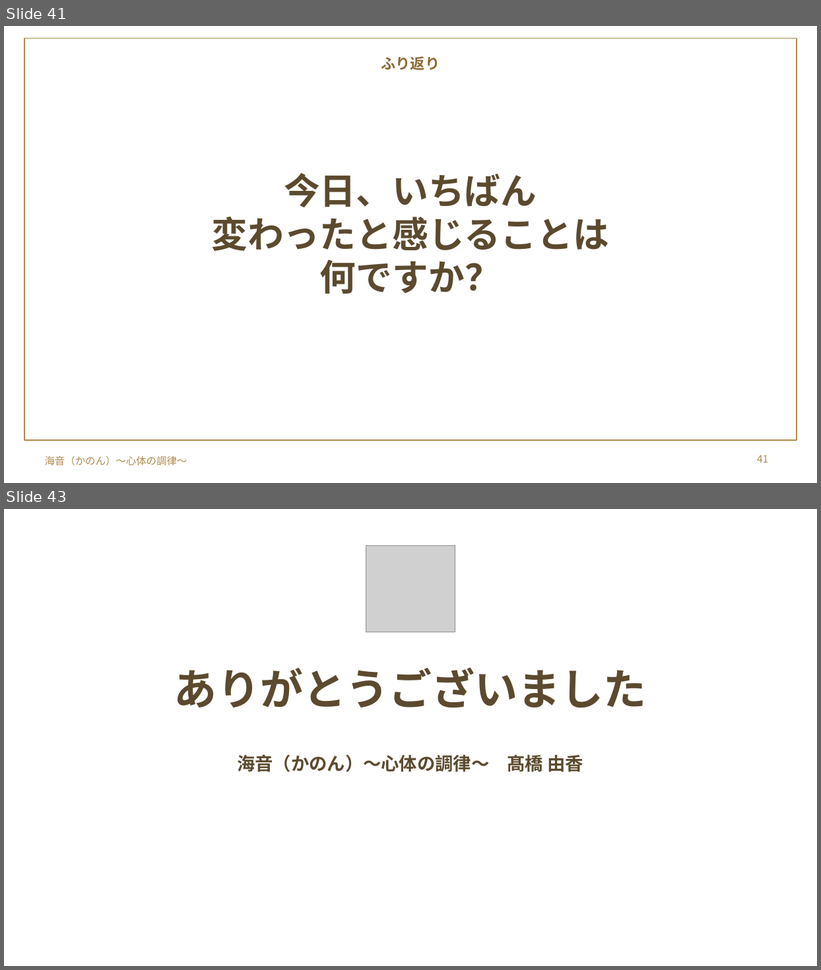
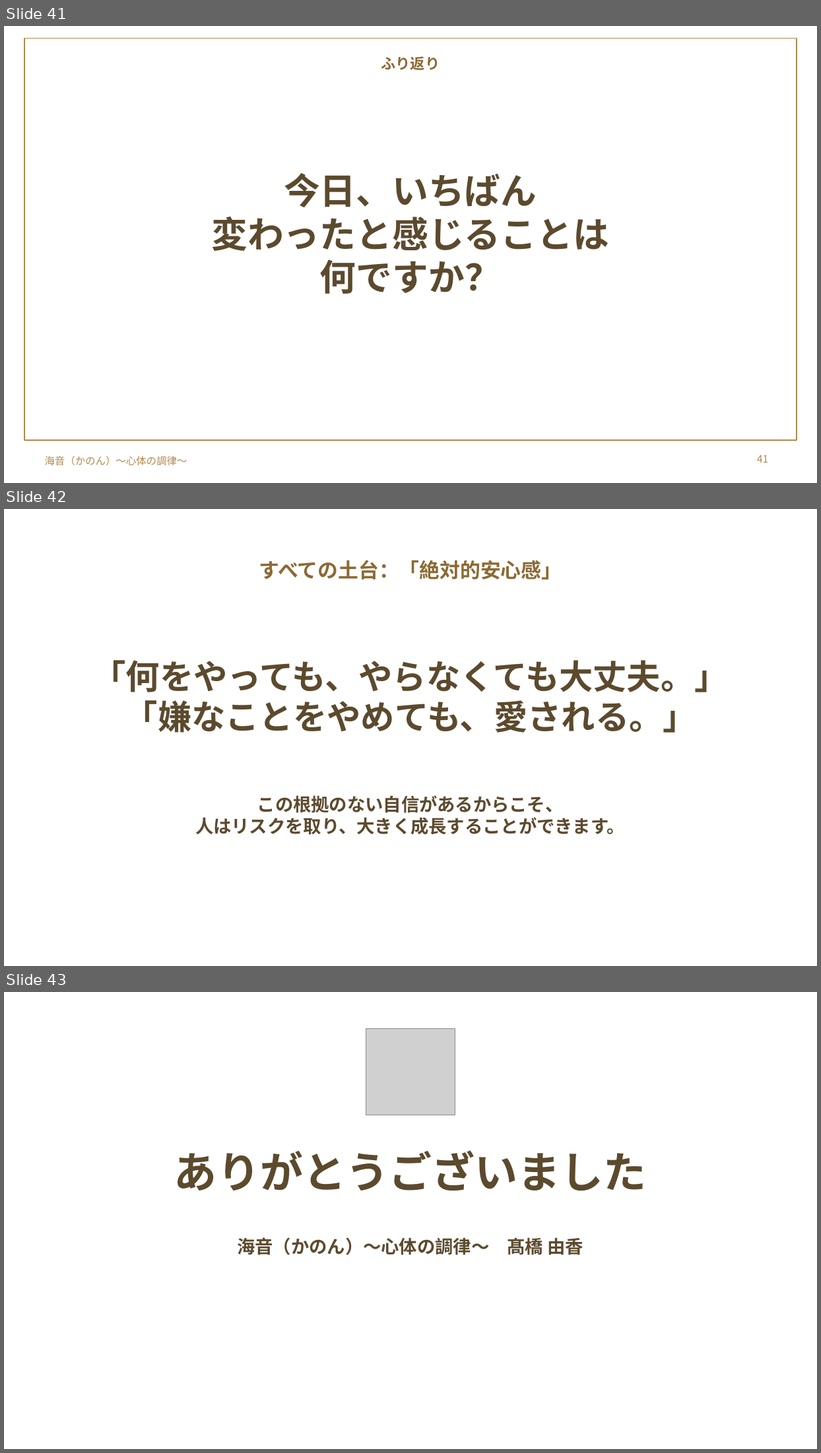
Before and after one commit to y-takahashi-cmd/MyBrain, a slide deck: 20_Projects/海音_心体の調律/単発/仁部あきえさん/20261028_仁部あきえさん_お金のブロック単発セッション.pptx. Shown one above the other, each under a label of ours: slides 41 and 43 before the commit, slides 41, 42 and 43 after it; the slides between them are not shown. The pictures are 821x970 and 821x1453 pixels, drawn with LibreOffice and Linux fonts; fonts in the diff are those of the drawing; grey boxes stand for pictures; background and template pictures are left out. Boxes give left, top, right and bottom in pixels: in the first picture for what was removed or moved away, otherwise in the second. Text is boxed around its words. In the diff, an @@ line names an element or a change of style, - is before the commit and + after.

```diff
--- a/20_Projects/海音_心体の調律/単発/仁部あきえさん/20261028_仁部あきえさん_お金のブロック単発セッション.pptx
+++ b/20_Projects/海音_心体の調律/単発/仁部あきえさん/20261028_仁部あきえさん_お金のブロック単発セッション.pptx
@@ slide 42 added at box(4, 509, 817, 966), background picture (left out) @@
@@ text added at box(259, 560, 562, 580), 18 pt, text #8C6A34, bold @@
+すべての土台：「絶対的安心感」
@@ text added at box(92, 660, 729, 733), 30 pt, text #5C4A2E, bold @@
+「何をやっても、やらなくても大丈夫。」
+「嫌なことをやめても、愛される。」
@@ text added at box(195, 795, 625, 835), 16 pt, text #5C4A2E, bold @@
+この根拠のない自信があるからこそ、
+人はリスクを取り、大きく成長することができます。
```
Also in this commit, not shown: 1 slide removed.
